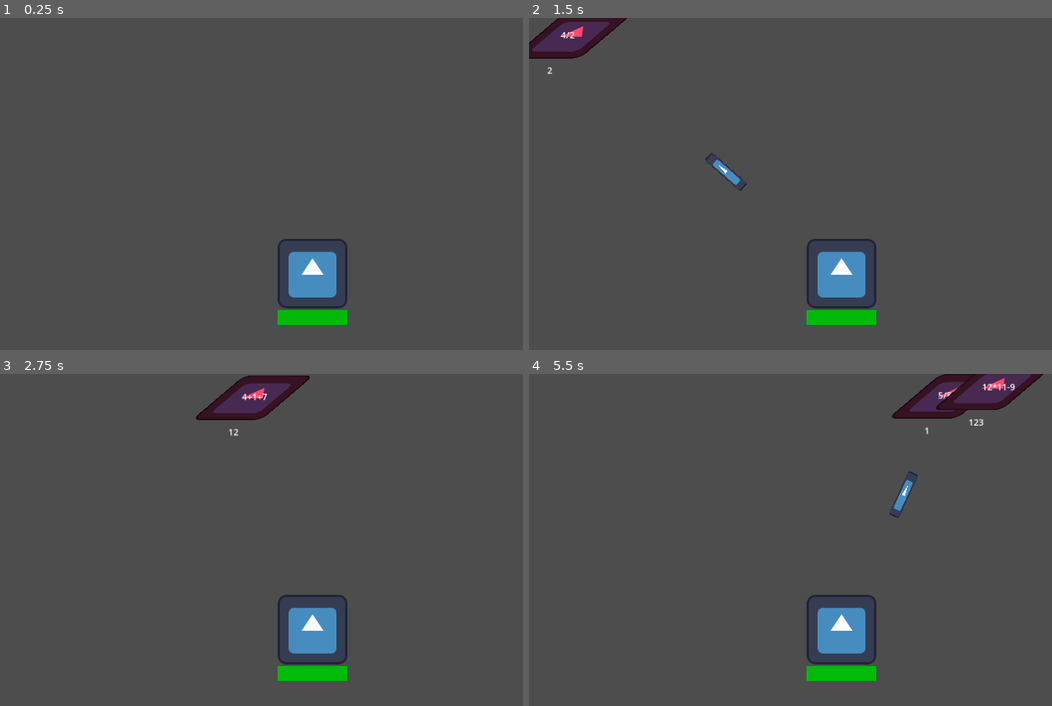
Above: before the commit, frames 1-4 (two rows, left to right).
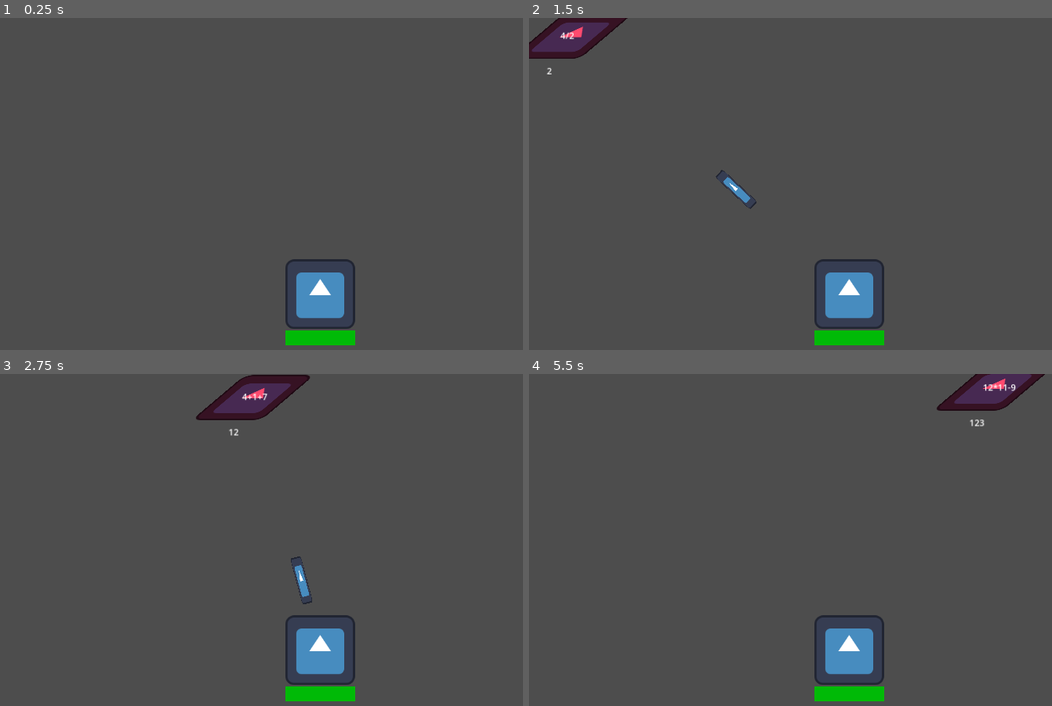
Above: after the commit, the same moments.

Repository: StefanoGavatta/MatematicaLanParty
Game: Godot game, scene res://world/world.tscn
The game is run twice, just before and just after one commit, with the same random seed, the same clock (stepped at 60 frames per second) and the same inputs. The engine's default icon, where the game draws it, is replaced by a stand-in: a white triangle on a blue panel in a dark square.
Inputs:
- Up to frame 1 (0.25 s): no input
- Up to frame 2 (1.5 s): tap Enter at 0.5 s
- Up to frame 3 (2.75 s): no input
- Up to frame 4 (5.5 s): no input

The runs differ from the first frame. In frame 1, 3.0% of the frame differs, in the area x 53-68%, y 66-99%; in frame 2, 3.4%; in frame 3, 3.2%; in frame 4, 4.5%, in the area x 53-99%, y 0-99%.

Commit message:
aggiunte icone

Diff:
--- a/CPU/ai.gd
+++ b/CPU/ai.gd
@@ -1,3 +1,4 @@
+@icon("res://Icons/node/icon_beetle.png")
 extends Node
 
 @export var enable: bool = false
--- a/Cavalieri/distruggi_cavalieri.gd
+++ b/Cavalieri/distruggi_cavalieri.gd
@@ -20,4 +20,4 @@
 		colpoINST.position = %Bersaglio.position
 		colpoINST.direzione = nemico.position
 		colpoINST.bersaglio = nemico
-		get_parent().add_child(colpoINST)
+		add_child(colpoINST)
--- a/Objects/colpo.gd
+++ b/Objects/colpo.gd
@@ -1,3 +1,4 @@
+@icon("res://Icons/node_2D/icon_bullet.png")
 extends CharacterBody2D
 
 var velocita = 600
--- a/UI_GD/control.gd
+++ b/UI_GD/control.gd
@@ -1,3 +1,4 @@
+@icon("res://Icons/control/icon_text_panel.png")
 extends Control
 
 @onready var input: LineEdit = $Input
--- a/world/world.tscn
+++ b/world/world.tscn
@@ -26,7 +26,7 @@
 
 [node name="Bersaglio" parent="." instance=ExtResource("2_mj5e8")]
 unique_name_in_owner = true
-position = Vector2(574, 470)
+position = Vector2(588, 508)
 
 [node name="GeneratoreDiCavalieri" parent="." instance=ExtResource("4_gn8x3")]
 
@@ -68,12 +68,13 @@
 
 [node name="SkinInput" type="Label" parent="Input"]
 layout_mode = 0
-offset_left = 497.0
-offset_top = 586.0
-offset_right = 652.0
-offset_bottom = 617.0
+offset_left = 509.0
+offset_top = 601.0
+offset_right = 664.0
+offset_bottom = 632.0
 text = "Input"
 horizontal_alignment = 1
 
 [node name="AI" parent="." instance=ExtResource("6_6kvby")]
 enable = true
+FireRate = 1.5
